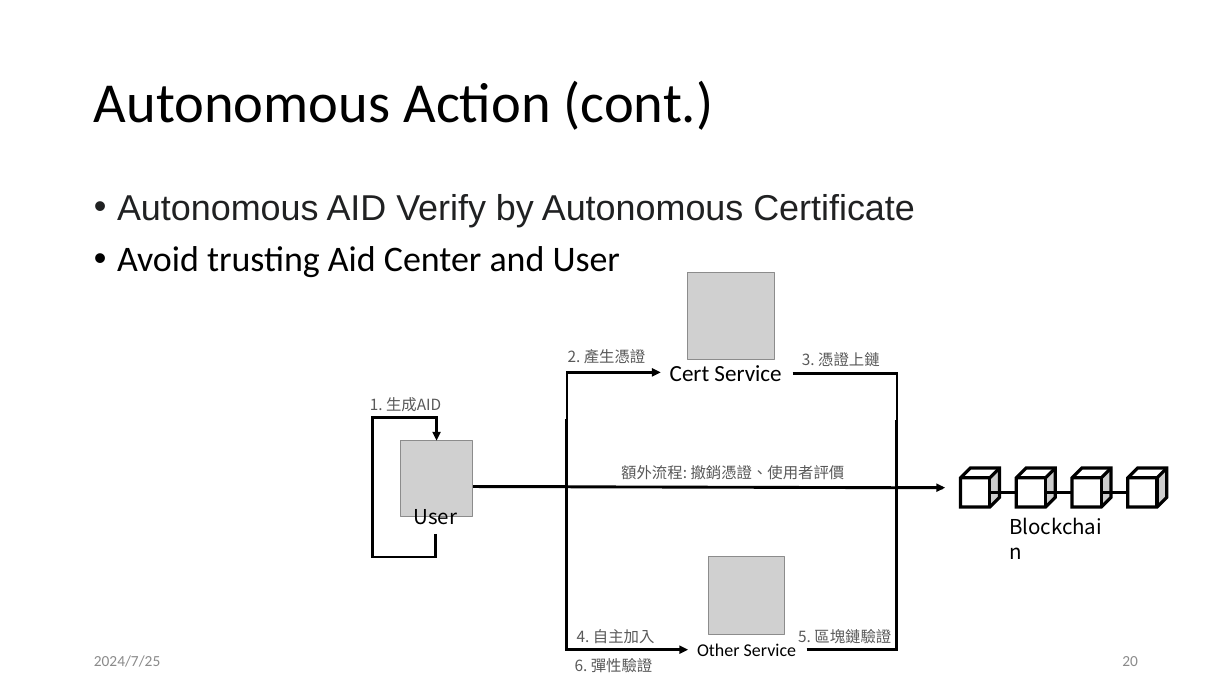
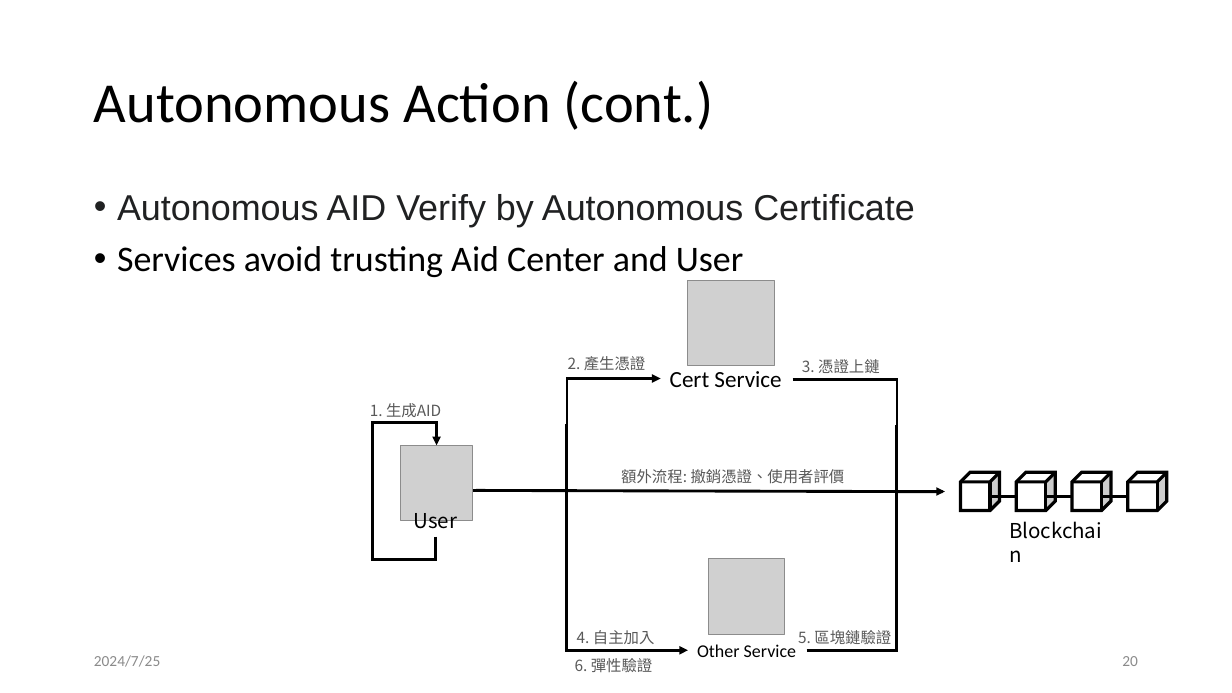
Before and after one commit to leon123858/aid-paper, a slide deck: slide 20 of docs/論文口試.pptx. Drawn at 1232x693 pixels with LibreOffice and Linux fonts; fonts in the diff are those of the drawing; grey boxes stand for pictures. Boxes give left, top, right and bottom in pixels: in the first picture for what was removed or moved away, otherwise in the second. Text is boxed around its words. In the diff, an @@ line names an element or a change of style, - is before the commit and + after.

Commit message:
update

```diff
--- a/docs/論文口試.pptx
+++ b/docs/論文口試.pptx
@@ text at bbox=[117, 246, 743, 281]: text changed @@
-• Avoid trusting Aid Center and User
+• Services avoid trusting Aid Center and User
@@ picture: place and size @@
-picture at bbox=[689, 273, 775, 360]
+picture at bbox=[689, 281, 775, 366]
@@ 7 texts, 4 lines, 3 elbow arrows, 1 picture: place and size @@
-7 texts, 4 lines, 3 elbow arrows, 1 picture at bbox=[370, 349, 1128, 557]
+7 texts, 4 lines, 3 elbow arrows, 1 picture at bbox=[370, 356, 1128, 559]
@@ elbow arrow moved from (567, 419) - (689, 650) to (567, 424) - (689, 651) @@
@@ elbow line moved from (807, 650) - (897, 421) to (807, 651) - (897, 426) @@
```
Also in this commit, not shown: 2 other slides changed.
